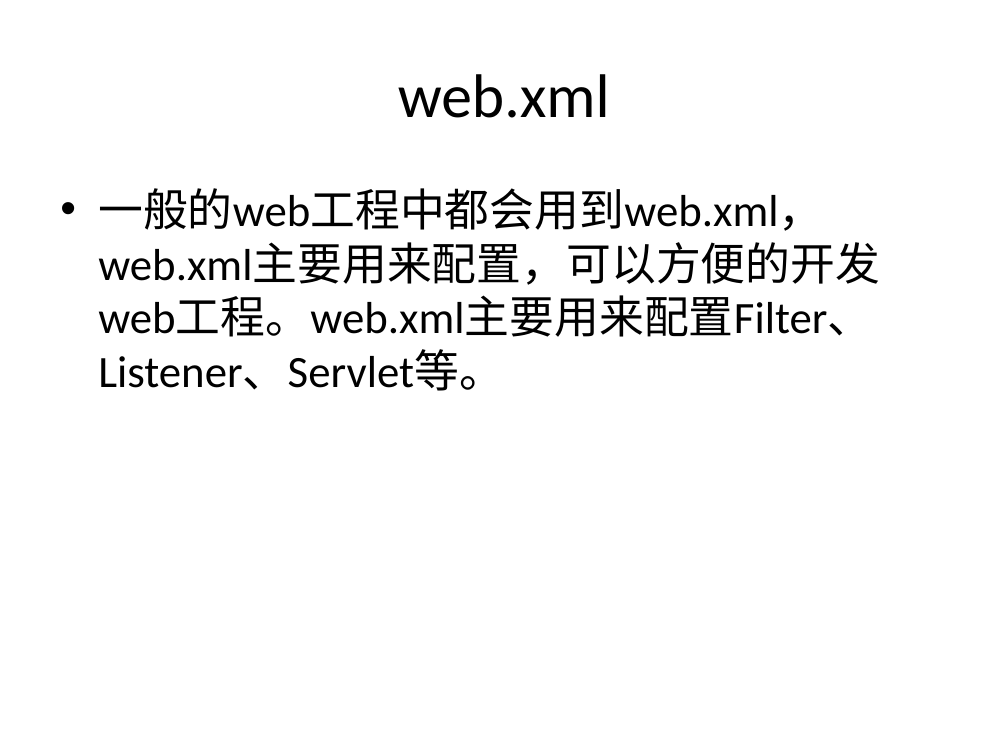
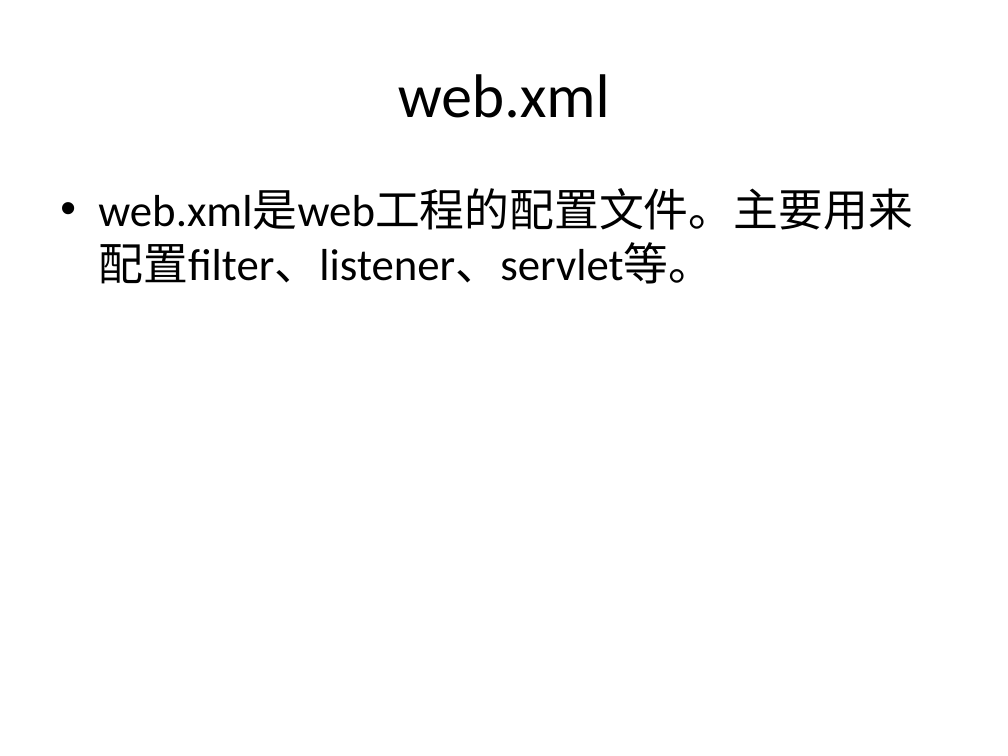
Before and after one commit to hejian1639/SpringMVC, a slide deck: slide 7 of Spring.pptx. Drawn at 1008x756 pixels with LibreOffice and Linux fonts; fonts in the diff are those of the drawing. Boxes give left, top, right and bottom in pixels: in the first picture for what was removed or moved away, otherwise in the second. Text is boxed around its words. In the diff, an @@ line names an element or a change of style, - is before the commit and + after.

```diff
--- a/Spring.pptx
+++ b/Spring.pptx
@@ text at [98, 189, 913, 284]: text changed @@
-• 一般的web工程中都会用到web.xml，web.xml主要用来配置，可以方便的开发web工程。web.xml主要用来配置Filter、Listener、Servlet等。
+• web.xml是web工程的配置文件。主要用来配置filter、listener、servlet等。
```
Also in this commit, not shown: 4 other files.
